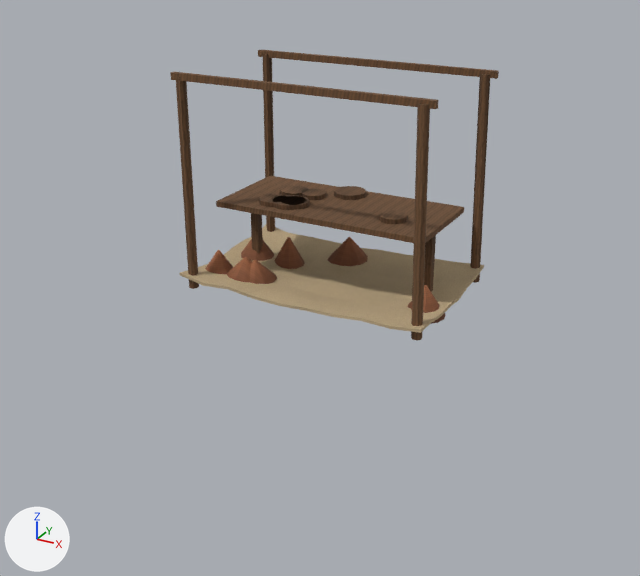
Two versions of the glTF model assets/models/stall/canopy_spice.glb, one commit apart.
One viewpoint serves both versions: a camera (50 mm lens) standing at (2.43, -4.45, 3.11) and looking at (0.03, -0.09, 0.93). Lighting does not change. The marker at lower left points along +X, +Y and +Z. The picture after the commit comes second. Vertices at exactly the same position are counted once.

In view in the first picture: 'canopy_spice'.
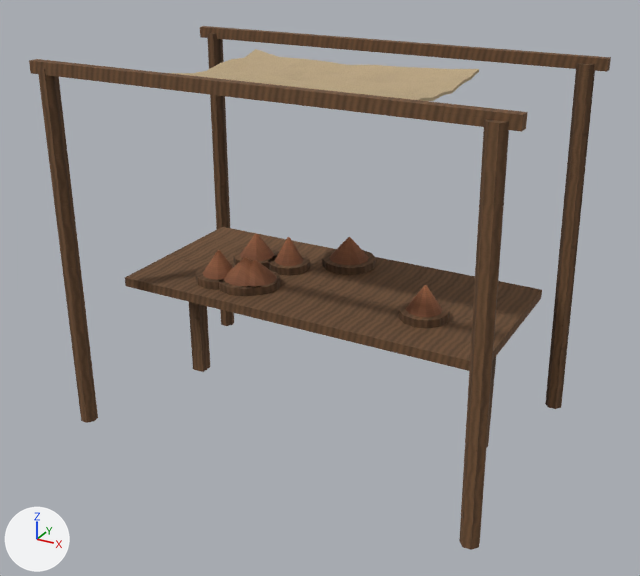
What differs and where, as boxes [x1, y1, x2, y2] in the pictures (640 x 576 px; the box of a moved part takes in the faces that stretch with it):
'canopy_spice', reshaped, moved, rescaled (77% wider, 80% taller)
    before: [170, 50, 499, 340]
    after: [29, 26, 611, 550]
part 1 of me_cylinder, moved or reshaped
    before: [241, 239, 275, 261]
    after: [240, 233, 275, 261]
part 2 of me_cylinder, moved or reshaped
    before: [205, 250, 233, 274]
    after: [203, 250, 233, 280]
part 3 of me_cylinder, moved or reshaped
    before: [249, 260, 277, 284]
    after: [249, 260, 277, 287]
part 4 of me_cylinder, moved or reshaped
    before: [227, 257, 252, 282]
    after: [224, 257, 252, 287]
part 5 of me_cylinder, moved or reshaped
    before: [180, 225, 484, 333]
    after: [171, 49, 479, 318]

What the commit changed:
me_cylinder is used by ob_canopy_spice; location (-0.772, 0.59, 0.888); scale (0.0000491, 0.0000491, 0.0000491).
me_cylinder had 592 vertices, 1088 faces and spanned x 0.0..32767.0, y -20805.0..0.0, z 0.0..26799.0.
me_cylinder now has 592 vertices, 1088 faces and spans x 0.0..32767.0, y -20319.0..0.0, z 0.0..26799.0.
me_cylinder part 1: the loose piece of 24 vertices spanning x 675.0..6293.0, y -10969.0..-5351.0, z 265.0..3876.0 is scaled about its middle by 0.575, then moved by (5870.0, 211.0, 9574.0).
me_cylinder part 2: the loose piece of 24 vertices spanning x 0.0..5394.0, y -18589.0..-13194.0, z 164.0..3978.0 is scaled about its middle by 0.575, then moved by (6205.0, 3499.0, 9573.0).
me_cylinder part 3: the loose piece of 24 vertices spanning x 4928.0..10435.0, y -17806.0..-12299.0, z 842.0..3299.0 is scaled about its middle by 0.575, then moved by (4085.0, 3142.0, 9574.0).
me_cylinder part 4: the loose piece of 24 vertices spanning x 3236.0..9715.0, y -18682.0..-12202.0, z 590.0..3552.0 is scaled about its middle by 0.575, then moved by (4598.0, 3308.0, 9573.0).
me_cylinder part 5: 232 of 592 vertices moved; they spanned x 0.0..32767.0, y -20805.0..0.0, z 0.0..4141.0 and now span x 7578.0..26186.0, y -15742.0..-3258.0, z 10454.0..26059.0; mean shift (-71.0, 246.0, 19802.0); largest move (32767.0, -20791.0, 1607.0) -> (25189.0, -15734.0, 25718.0).
Object 'canopy_spice' (ob_canopy_spice) moves from (-0.772, 0.59, 0.888) to (-1.4, 0.868, -0.005).
Object 'canopy_spice' (ob_canopy_spice) is rescaled from (0.0000491, 0.0000491, 0.0000491) to (0.0000855, 0.0000855, 0.0000855).
